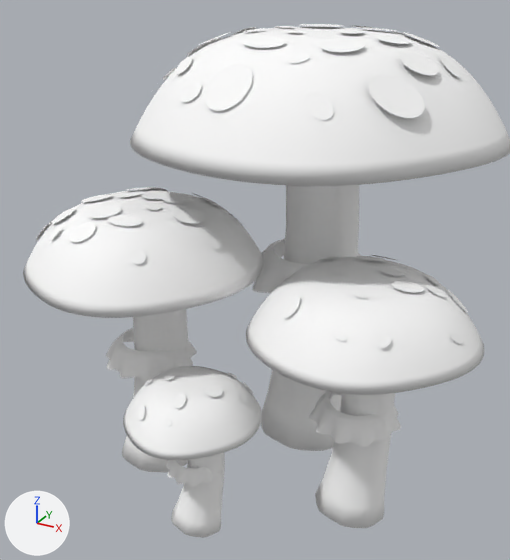
The glTF model public/assets/mushrooms.glb: old version first, new version second.
Camera for both pictures: a 50 mm lens placed at (2.17, -4.08, 3.53), pointed at (-0.13, 0.1, 1.44). The lights are fixed; the arrows at lower left show +X, +Y and +Z. The first picture is the older version. Vertices at exactly the same position are counted once.

In view in the first picture: 'mushrooms'.
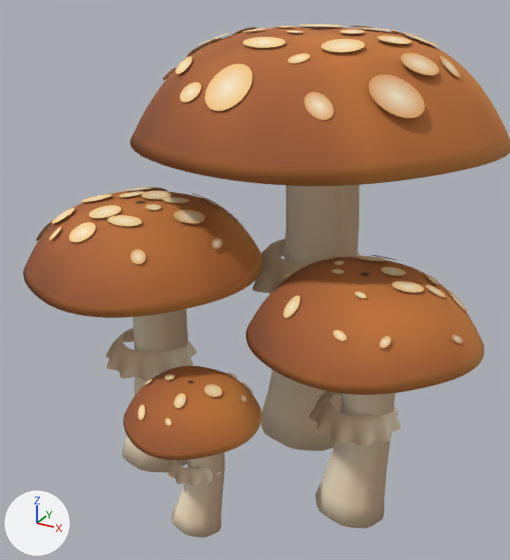
Edits to the bpy script that builds the scene:
```text
Change me_cap_1:
    where me_cap_1.from_pydata(...)  # 16629 vertices, 30576 faces; spans x -1.6..1.58, y -1.34..1.8, z -0.04..3.18
    used by ob_mushrooms; location = (0.0, 0.0, 0.0)
    me_cap_1 part 1: 25915 faces centred in x -1.59..1.57, y -1.34..1.78, z -0.04..3.17 are repainted in the vertex colours; the middle colour goes from white #ffffff to brown #caa07e
    me_cap_1 part 2: 4661 faces centred in x -1.58..1.49, y -1.33..1.71, z 0.87..3.16 are repainted in the vertex colours; the middle colour goes from white #ffffff to brown #ad6433
```

Changed parts and their boxes [x1, y1, x2, y2] in the pictures (510 x 560 px):
part 1 of me_cap_1, recoloured (white to brown): [36, 24, 510, 538] in both
part 2 of me_cap_1, recoloured (white to brown): [23, 29, 465, 459] in both
